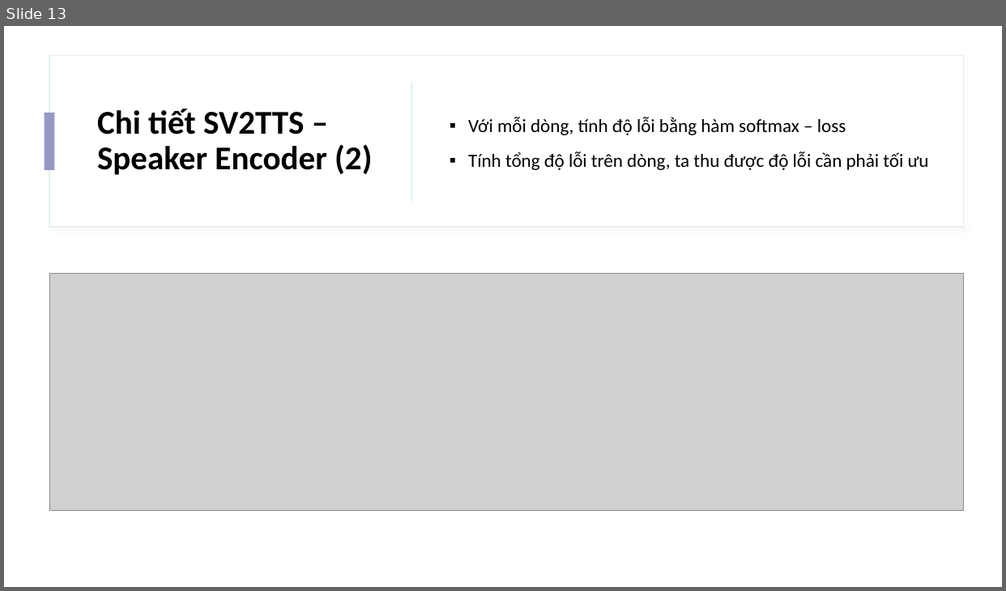
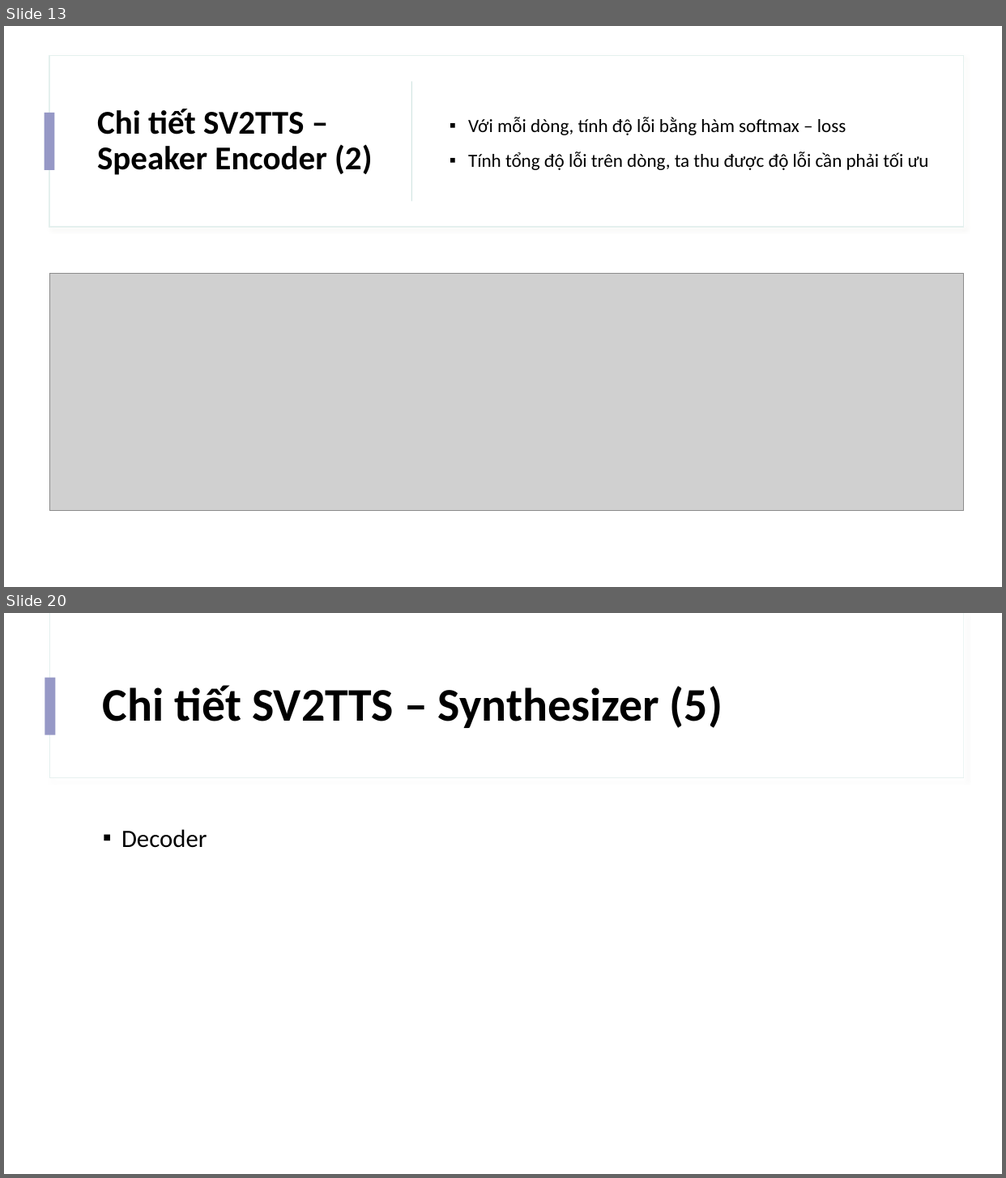
Before and after one commit to IrisStream/Machine-Learning, a slide deck: Voice_Cloning/Slide.pptx. Shown one above the other, each under a label of ours: slide 13 before the commit, slides 13 and 20 after it; the slides between them are not shown. The pictures are 1006x591 and 1006x1178 pixels, drawn with LibreOffice and Linux fonts; fonts in the diff are those of the drawing; grey boxes stand for pictures. Boxes give left, top, right and bottom in pixels: in the first picture for what was removed or moved away, otherwise in the second. Text is boxed around its words. In the diff, an @@ line names an element or a change of style, - is before the commit and + after.

Commit message:
synthesizer: encoder + attention

```diff
--- a/Voice_Cloning/Slide.pptx
+++ b/Voice_Cloning/Slide.pptx
@@ slide 20 added at <box>4,613,1002,1174</box>, background #FFFFFF; not listed: 2 template elements that a slide beside it also shows @@
@@ rectangle added at <box>45,677,56,735</box>, fill #9698C6 @@
@@ title added at <box>103,685,722,728</box>, 45 pt, text #000000, bold @@
+Chi tiết SV2TTS – Synthesizer (5)
@@ text added at <box>121,829,206,848</box>, 24 pt, text #000000 @@
+▪ Decoder
```
Also in this commit, not shown: 6 slides changed.
